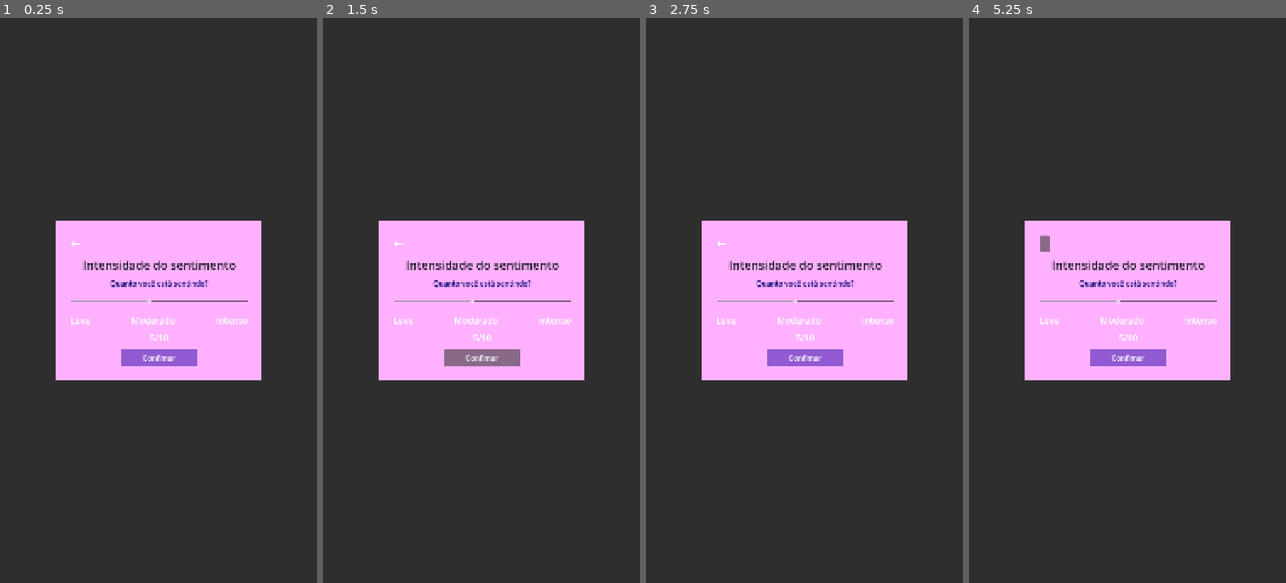
Above: before the commit, frames 1-4 (left to right).
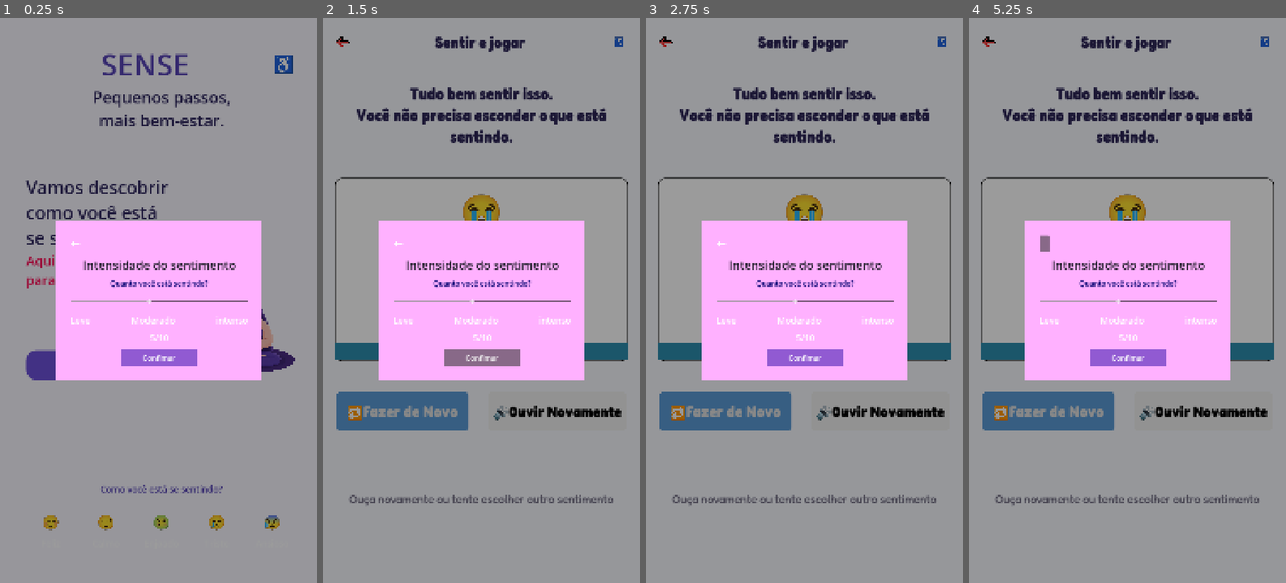
Above: after the commit, the same moments.

Repository: paulo11r/sense
Game: Godot game, scene res://cenas/componentes/PopupIntensividade.tscn
Same seed, same stepped clock (60 frames per second), same inputs: the game is played once before the commit and once after it. Before the commit the project has no main scene; this scene is started directly in both runs.
Inputs (mouse positions are in pixels of both pictures, inside the frame that each line leads up to):
- Up to frame 1 (0.25 s): no input
- Up to frame 2 (1.5 s): click (605, 63) at 0.5 s, where only the run after the commit has a clickable "♿"; click "Confimar" at 1.25 s
- Up to frame 3 (2.75 s): click (940, 40) at 2 s, where only the run after the commit has a clickable "♿"
- Up to frame 4 (5.25 s): click "←" at 2.75 s; click (1048, 413) at 3.5 s, where only the run after the commit has a clickable "🔁Fazer de Novo"; click (1203, 413) at 4.25 s, where only the run after the commit has a clickable "🔊Ouvir Novamente"; click "←" at 5 s

The runs differ from the first frame. In frame 1, 81% of the frame differs, in the area x 0-100%, y 0-100%; in frame 2, 80%; in frame 3, 80%; in frame 4, 80%.

Commit message:
Script load_screen

Diff:
--- /dev/null
+++ b/cenas/telas/App.tscn
@@ -0,0 +1,36 @@
+[gd_scene format=3 uid="uid://y4xd1l6j347i"]
+
+[ext_resource type="Script" uid="uid://m5nqrkqq7b6x" path="res://scripts/App.gd" id="1_xdkgd"]
+
+[node name="App" type="Control" unique_id=764653963]
+layout_mode = 3
+anchors_preset = 15
+anchor_right = 1.0
+anchor_bottom = 1.0
+grow_horizontal = 2
+grow_vertical = 2
+script = ExtResource("1_xdkgd")
+
+[node name="Background" type="ColorRect" parent="." unique_id=814607933]
+layout_mode = 1
+anchors_preset = 15
+anchor_right = 1.0
+anchor_bottom = 1.0
+grow_horizontal = 2
+grow_vertical = 2
+
+[node name="Content" type="Control" parent="." unique_id=36109294]
+layout_mode = 1
+anchors_preset = 15
+anchor_right = 1.0
+anchor_bottom = 1.0
+grow_horizontal = 2
+grow_vertical = 2
+
+[node name="ScreenContainer" type="Control" parent="." unique_id=497806196]
+layout_mode = 1
+anchors_preset = 15
+anchor_right = 1.0
+anchor_bottom = 1.0
+grow_horizontal = 2
+grow_vertical = 2
--- a/cenas/telas/Main.tscn
+++ /dev/null
@@ -1,20 +0,0 @@
-[gd_scene format=3 uid="uid://y4xd1l6j347i"]
-
-[node name="Main" type="Control" unique_id=764653963]
-layout_mode = 3
-anchors_preset = 0
-
-[node name="Background" type="ColorRect" parent="." unique_id=814607933]
-layout_mode = 0
-offset_right = 40.0
-offset_bottom = 40.0
-
-[node name="Content" type="Control" parent="." unique_id=36109294]
-anchors_preset = 0
-offset_right = 40.0
-offset_bottom = 40.0
-
-[node name="ScreenContainer" type="Control" parent="." unique_id=497806196]
-anchors_preset = 0
-offset_right = 40.0
-offset_bottom = 40.0
--- a/cenas/telas/Menu.tscn
+++ b/cenas/telas/Menu.tscn
@@ -1,5 +1,6 @@
 [gd_scene format=3 uid="uid://bmmikc7l5sdkx"]
 
+[ext_resource type="Script" uid="uid://b2wl2k1lfkrmh" path="res://scripts/Menu.gd" id="1_mr041"]
 [ext_resource type="Texture2D" uid="uid://1ilhbw4yhgpp" path="res://recursos/imagens/imagens.acessibility.png" id="1_um1n5"]
 
 [sub_resource type="Theme" id="Theme_2i17p"]
@@ -47,6 +48,7 @@
 anchor_bottom = 1.0
 grow_horizontal = 2
 grow_vertical = 2
+script = ExtResource("1_mr041")
 
 [node name="Background" type="ColorRect" parent="." unique_id=1426151168]
 layout_mode = 1
@@ -101,7 +103,7 @@
 layout_mode = 2
 size_flags_horizontal = 3
 
-[node name="AcessibilityButton" type="Button" parent="SafeArea/MainColumn/Header" unique_id=1437822197]
+[node name="AccessibilityButton" type="Button" parent="SafeArea/MainColumn/Header" unique_id=1437822197]
 custom_minimum_size = Vector2(90, 90)
 layout_mode = 2
 theme_override_colors/font_color = Color(0.40392157, 0.3137255, 0.7882353, 1)
--- a/project.godot
+++ b/project.godot
@@ -11,12 +11,14 @@
 [application]
 
 config/name="sense"
+run/main_scene="uid://y4xd1l6j347i"
 config/features=PackedStringArray("4.7", "Mobile")
 config/icon="res://icon.svg"
 
 [autoload]
 
 GameState="*uid://cunr1wb0gwei8"
+App="*uid://y4xd1l6j347i"
 
 [display]
 
--- a/scripts/App.gd
+++ b/scripts/App.gd
@@ -14,6 +14,8 @@
 
 
 func load_screen(scene_path: String) -> void:
+	print("Tentando carregar: ", scene_path)
+
 	if current_screen:
 		current_screen.queue_free()
 
@@ -25,3 +27,4 @@
 
 	current_screen = scene_resource.instantiate()
 	screen_container.add_child(current_screen)
+	print("Tela carregada com sucesso: ", scene_path)
--- a/scripts/Feelings.gd
+++ b/scripts/Feelings.gd
@@ -19,4 +19,4 @@
 	GameState.selected_icon = icon
 	GameState.selected_bg_color = bg_color
 	GameState.selected_border_color = border_color
-	print("Sentimento selecionado: ", feeling_name)
+	App.load_screen("res://cenas/telas/IntensityPopup.tscn")
--- a/scripts/Menu.gd
+++ b/scripts/Menu.gd
@@ -1,14 +1,9 @@
 extends Control
 
-
 func _ready() -> void:
-	$Content/StartButton.pressed.connect(_on_start_pressed)
-	$Content/AccessibilityButton.pressed.connect(_on_accessibility_pressed)
-
+	print("Menu carregado")
+	$SafeArea/MainColumn/Hero/HeroText/StartButton.pressed.connect(_on_start_pressed)
 
 func _on_start_pressed() -> void:
-	get_tree().change_scene_to_file("res://cenas/telas/Feelings.tscn")
-
-
-func _on_accessibility_pressed() -> void:
-	get_tree().change_scene_to_file("res://cenas/telas/Settings.tscn")
+	print("Botão iniciar clicado")
+	App.load_screen("res://cenas/telas/Feelings.tscn")
--- a/scripts/PopupIntensidade.gd
+++ b/scripts/PopupIntensidade.gd
@@ -25,3 +25,4 @@
 
 func _on_confirmar_pressed() -> void:
 	GameState.selected_intensity = str(int(slider.value))
+	App.load_screen("res://cenas/telas/ResultsFinal.tscn")
